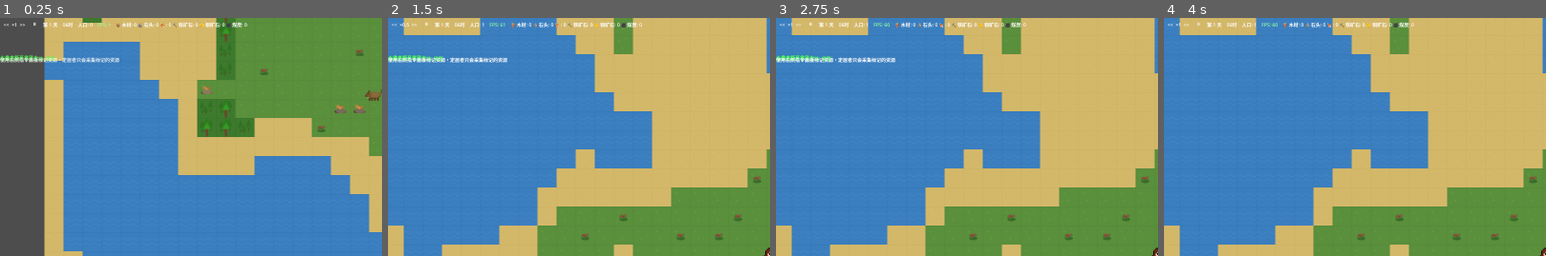
Above: before the commit, frames 1-4 (left to right).
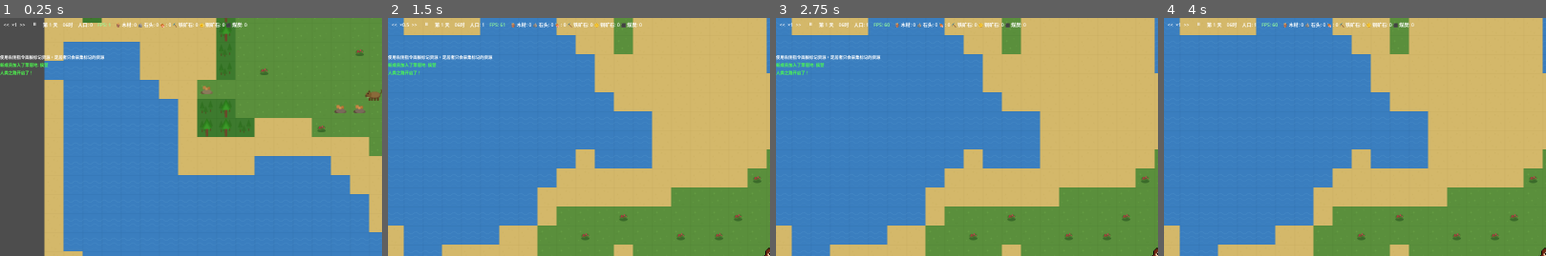
Above: after the commit, the same moments.

Repository: ZhanXuzhao/the-path-of-humanity
Game: Godot game, scene res://scenes/game.tscn
The game is run twice, just before and just after one commit, with the same random seed, the same clock (stepped at 60 frames per second) and the same inputs.
Inputs (mouse positions are % of the whole screen's width and height, from its top left):
- Up to frame 1 (0.25 s): no input
- Up to frame 2 (1.5 s): tap Enter at 0.5 s; drag from (96, 7) to (60, 28) at 0.52 s; click "<<" at 1.25 s
- Up to frame 3 (2.75 s): click ">>" at 2 s
- Up to frame 4 (4 s): click "⏸" at 2.75 s; click "▶" at 3.5 s
The pictures show only the part of the screen within x 0-50%, y 0-50%; the shares and areas given below are measured in that part.

The runs differ from the first frame. In frame 1, 1.1% of the frame differs, in the area x 0-32%, y 15-24%; in frame 2, 1.1%; in frame 3, 1.1%; in frame 4, nothing differs.

Commit message:
opt 优化通知效果；

Diff:
--- a/scenes/ui/notification.tscn
+++ /dev/null
@@ -1,19 +0,0 @@
-[gd_scene load_steps=2 format=3 uid="uid://c0lxqyx0q2gsu"]
-
-[ext_resource type="Script" path="res://scripts/ui/notification.gd" id="1_lej84"]
-
-[node name="Notification" type="Control"]
-anchors_preset = 0
-offset_left = 8.0
-offset_top = 8.0
-offset_right = 308.0
-offset_bottom = 48.0
-script = ExtResource("1_lej84")
-
-[node name="Label" type="Label" parent="."]
-anchors_preset = 15
-anchor_right = 1.0
-anchor_bottom = 1.0
-theme_override_constants/minimum_font_size = 14
-text = "Notification"
-vertical_alignment = 1
--- a/scripts/ui/hud.gd
+++ b/scripts/ui/hud.gd
@@ -83,7 +83,7 @@
 @onready var event_button_container: VBoxContainer = $EventPanel/VBox/EventListContainer
 
 var game_manager
-var notification_scene = load("res://scenes/ui/notification.tscn")
+
 
 # 要显示的资源列表
 var tracked_resources = ["wood", "stone", "food", "iron_ore", "copper_ore", "coal"]
@@ -1209,13 +1209,25 @@
 			plant_panel._populate_crops()
 
 func _on_notification(msg: String, type: int):
-	var notif = notification_scene.instantiate()
-	notification_container.add_child(notif)
-	notif.show_notification(msg, type)
-	# 自动移除
-	await get_tree().create_timer(4.0).timeout
-	if is_instance_valid(notif):
-		notif.queue_free()
+	var label := Label.new()
+	label.text = msg
+	label.add_theme_font_size_override("font_size", 14)
+	label.add_theme_color_override("font_color", _notification_color(type))
+	notification_container.add_child(label)
+	notification_container.move_child(label, 0)
+	var tween = create_tween()
+	tween.tween_property(label, "modulate", Color(1, 1, 1, 0), 0.5).set_delay(2.5)
+	tween.tween_callback(label.queue_free)
+
+func _notification_color(type: int) -> Color:
+	match type:
+		0: return Color(0.5, 0.8, 1.0)   # INFO
+		1: return Color(1.0, 0.8, 0.2)   # WARNING
+		2: return Color(1.0, 0.3, 0.3)   # ERROR
+		3: return Color(0.3, 1.0, 0.3)   # SUCCESS
+		4: return Color(0.8, 0.5, 1.0)   # RESEARCH
+		5: return Color(1.0, 0.3, 0.3)   # COMBAT
+		_: return Color.WHITE
 
 func _refresh_resource_display():
 	"""扫描所有置物架和地面，更新资源数量显示"""
--- a/scripts/ui/notification.gd
+++ /dev/null
@@ -1,27 +0,0 @@
-# 通知组件 - Notification
-extends Control
-
-@onready var label: Label = $Label
-
-# NotificationType enum values: INFO=0, WARNING=1, ERROR=2, SUCCESS=3, RESEARCH=4, COMBAT=5
-var type_colors = {
-	0: Color(0.5, 0.8, 1.0),      # INFO - 蓝色
-	1: Color(1.0, 0.8, 0.2),      # WARNING - 黄色
-	2: Color(1.0, 0.3, 0.3),      # ERROR - 红色
-	3: Color(0.3, 1.0, 0.3),      # SUCCESS - 绿色
-	4: Color(0.8, 0.5, 1.0),      # RESEARCH - 紫色
-	5: Color(1.0, 0.3, 0.3),      # COMBAT - 红色
-}
-
-func show_notification(msg: String, type: int):
-	label.text = msg
-	var color = type_colors.get(type, Color.WHITE)
-	label.add_theme_color_override("font_color", color)
-	modulate = Color(1, 1, 1, 0)
-
-	# 淡入淡出动画
-	var tween = create_tween()
-	tween.tween_property(self, "modulate", Color(1, 1, 1, 1), 0.3)
-	tween.tween_interval(2.5)
-	tween.tween_property(self, "modulate", Color(1, 1, 1, 0), 0.8)
-	tween.tween_callback(queue_free)
Not shown, removed: scripts/ui/notification.gd.uid
